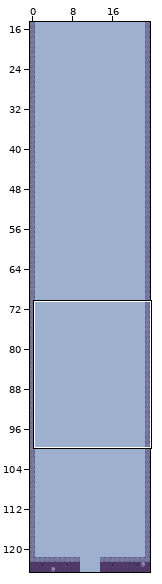
Tiled map: assets/src/main_tilemap.tmx. The picture above shows the old version from afar; the outline marks the close-up.
Close-up. Earlier state:
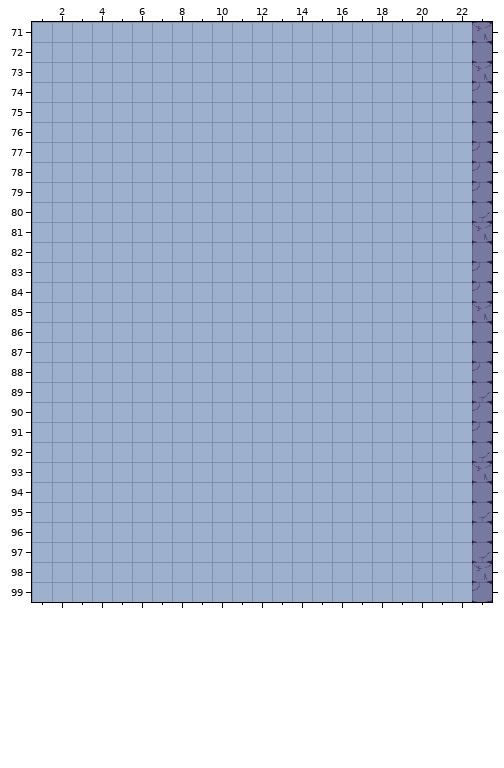
Cells are 32x32 px. Shown: x 1..23, y 71..99. The commit also changed other parts of the map, which this record leaves out.
The same view after the edit:
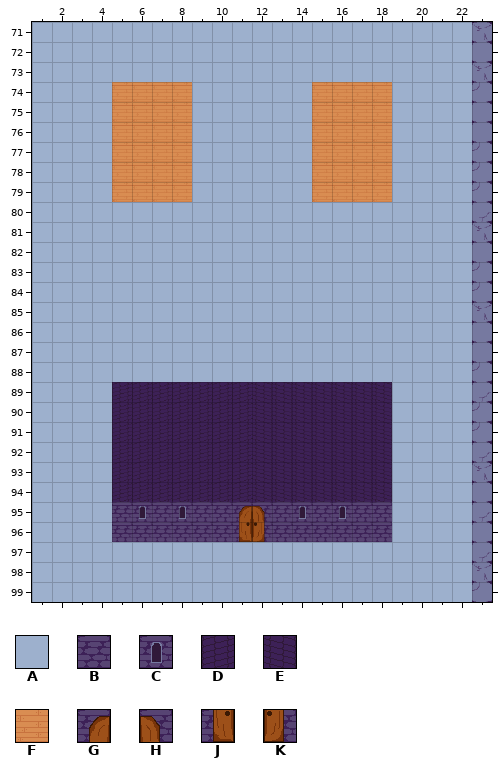
Key: from "main_tilemap": A 0, B 5, C 6, D 12, E 13; from "main_tilemap2": F 8, G 9, H 10, J 17, K 18.
_ is an empty cell, . an unchanged one.
Difference:
--- layer "main"
@@ x 5..18 @@
- 74 AAAA......AAAA
- 75 AAAA......AAAA
- 76 AAAA......AAAA
- 77 AAAA......AAAA
- 78 AAAA......AAAA
- 79 AAAA......AAAA
+ 74 FFFF......FFFF
+ 75 FFFF......FFFF
+ 76 FFFF......FFFF
+ 77 FFFF......FFFF
+ 78 FFFF......FFFF
+ 79 FFFF......FFFF
@@ x 5..18 @@
- 89 AAAAAAAAAAAAAA
- 90 AAAAAAAAAAAAAA
- 91 AAAAAAAAAAAAAA
- 92 AAAAAAAAAAAAAA
- 93 AAAAAAAAAAAAAA
- 94 AAAAAAAAAAAAAA
- 95 AAAAAAAAAAAAAA
- 96 AAAAAAAAAAAAAA
+ 89 DDDDDDDEEEEEEE
+ 90 DDDDDDDEEEEEEE
+ 91 DDDDDDDEEEEEEE
+ 92 DDDDDDDEEEEEEE
+ 93 DDDDDDDEEEEEEE
+ 94 DDDDDDDEEEEEEE
+ 95 BCBCBBGHBCBCBB
+ 96 BBBBBBJKBBBBBB
Where, in picture pixels (left, top, right, bottom), the same in both close-ups:
changed: (112, 82, 192, 202)
changed: (312, 82, 392, 202)
changed: (112, 382, 392, 542)
